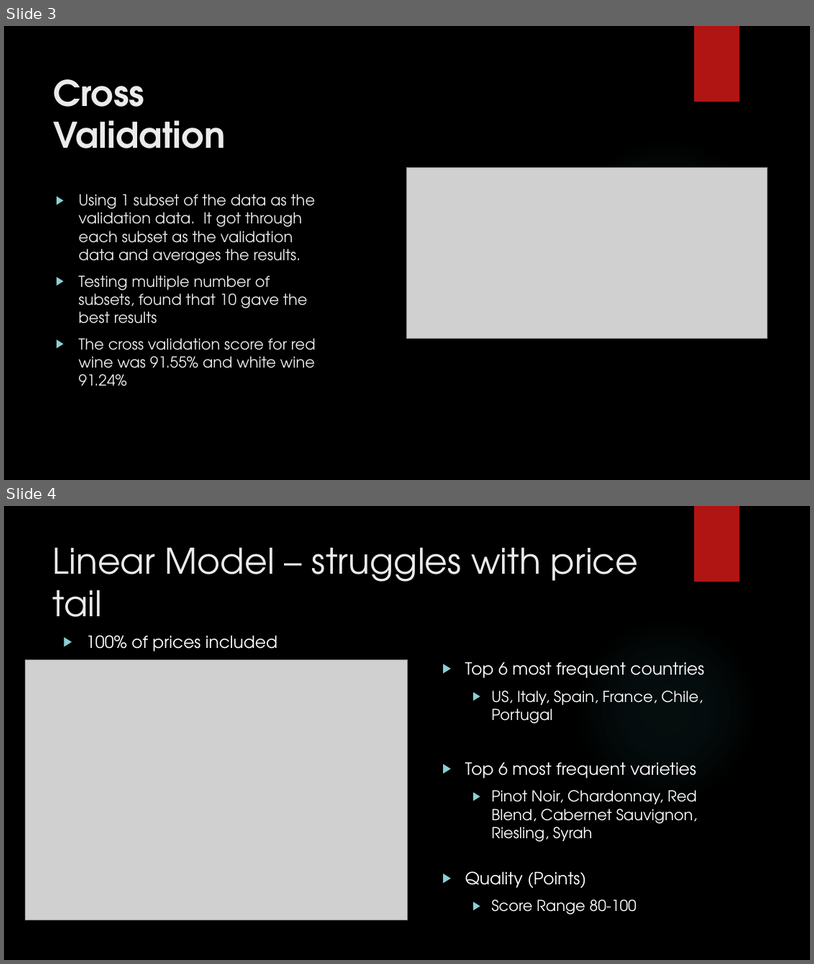
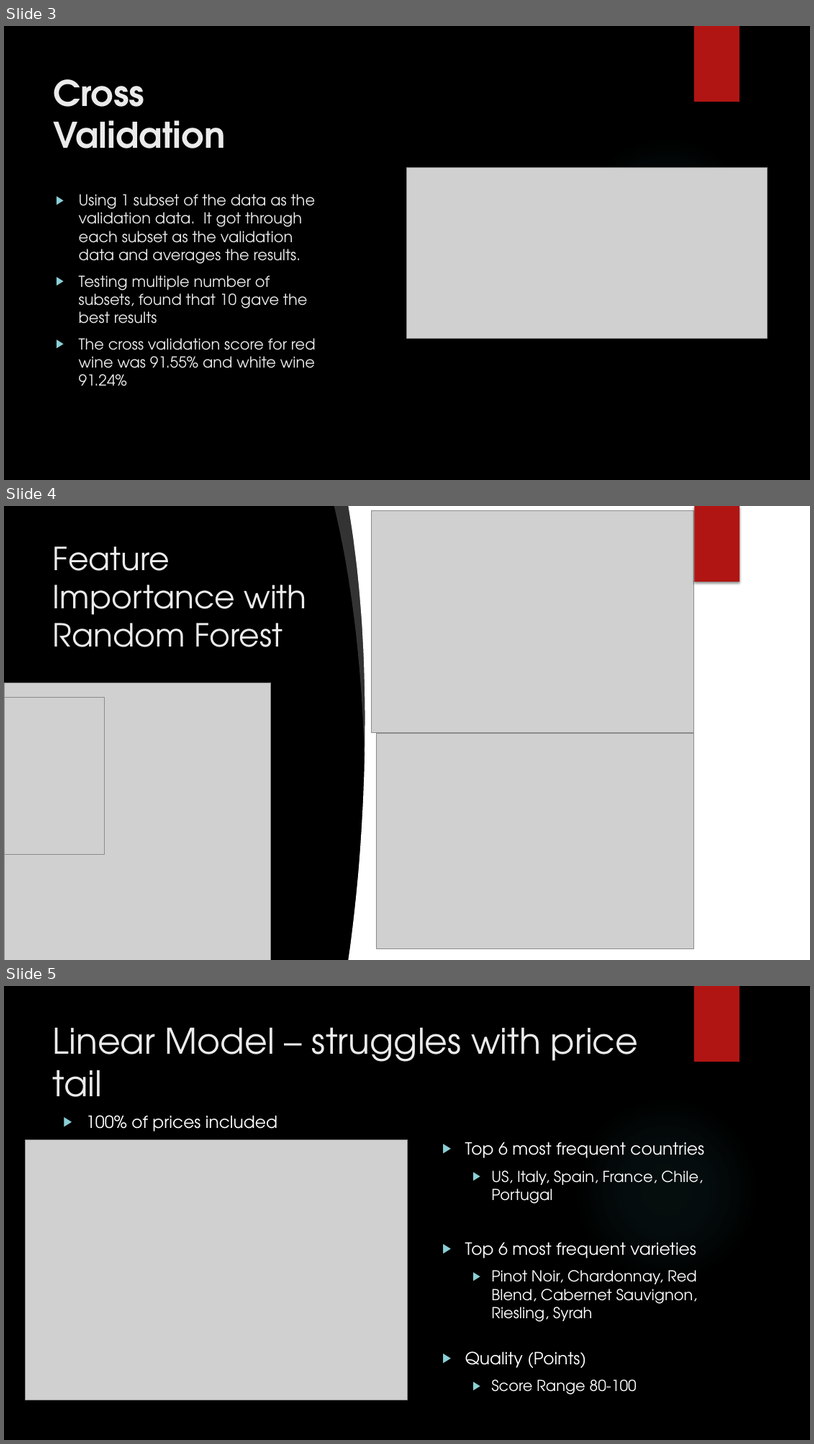
Before and after one commit to chengh8/Final-Project, a slide deck: Presentation/Price_presentation.pptx. Shown one above the other, each under a label of ours: slides 3 and 4 before the commit, slides 3, 4 and 5 after it. The pictures are 814x964 and 814x1444 pixels, drawn with LibreOffice and Linux fonts; fonts in the diff are those of the drawing; grey boxes stand for pictures; background and template pictures are left out. Boxes give left, top, right and bottom in pixels: in the first picture for what was removed or moved away, otherwise in the second. Text is boxed around its words. In the diff, an @@ line names an element or a change of style, - is before the commit and + after.

Commit message:
presentation update

```diff
--- a/Presentation/Price_presentation.pptx
+++ b/Presentation/Price_presentation.pptx
@@ slide 4 added at box(4, 506, 810, 960), background picture (left out); not listed: 1 template element that a slide beside it also shows @@
@@ freeform shape added at box(334, 506, 371, 752), fill #FFFFFF at 20% opacity @@
@@ freeform shape added at box(348, 506, 810, 960), fill #FFFFFF @@
@@ picture added at box(371, 510, 694, 732) @@
@@ picture added at box(533, 506, 639, 582) @@
@@ rectangle added at box(694, 506, 740, 582), fill #B01513 @@
@@ rectangle added at box(695, 506, 741, 582), fill #B01513 @@
@@ title added at box(53, 546, 307, 647), 37.8 pt, text #EBEBEB @@
+Feature Importance with Random Forest
@@ ellipse added at box(574, 617, 759, 803), fill gradient #50B9C1 @@
@@ picture added at box(4, 682, 271, 960) @@
@@ picture added at box(4, 698, 104, 854) @@
@@ picture added at box(376, 734, 694, 949) @@
@@ picture added at box(574, 909, 639, 960) @@
@@ what was slide 4 is now slide 5 @@
```
Also in this commit, not shown: 1 other file.
